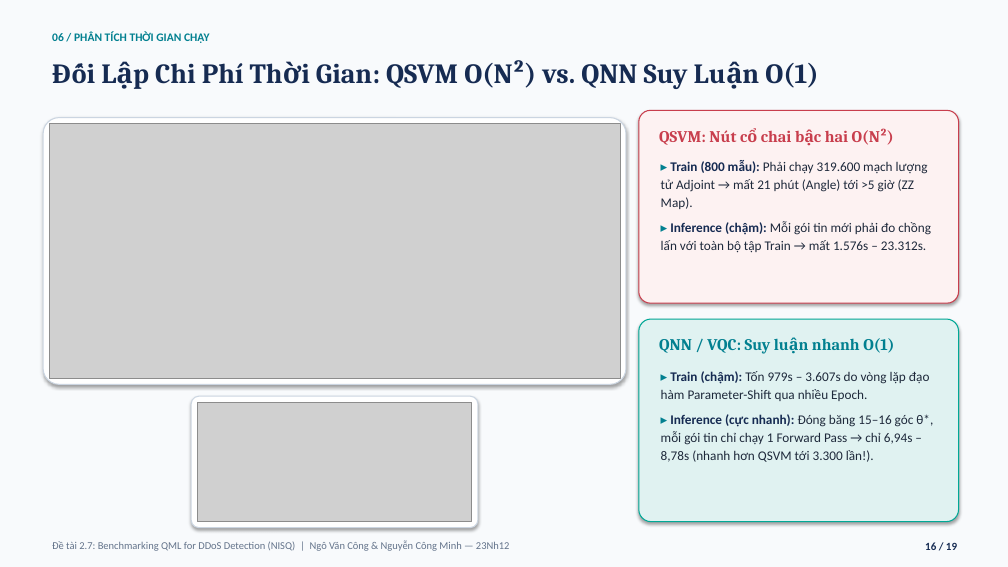
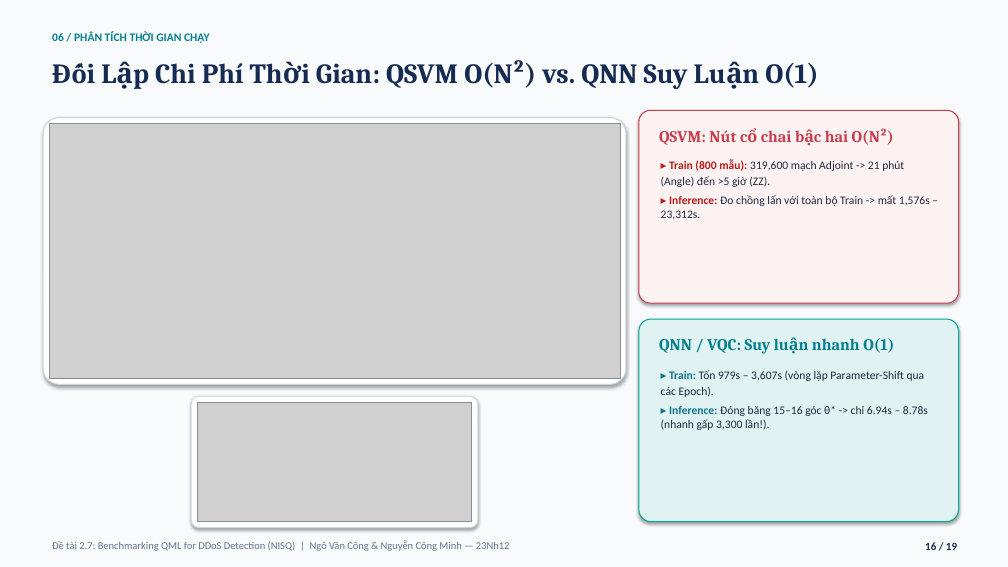
Before and after one commit to vcongggggg/qml-ddos, a slide deck: slide 16 of SLIDE_BAO_CAO_CUOI_KY_MHMM_DeTai_2_7_QML_DDoS_Cong_Minh.pptx. Drawn at 1008x567 pixels with LibreOffice and Linux fonts; fonts in the diff are those of the drawing; grey boxes stand for pictures. Boxes give left, top, right and bottom in pixels: in the first picture for what was removed or moved away, otherwise in the second. Text is boxed around its words. In the diff, an @@ line names an element or a change of style, - is before the commit and + after.

```diff
--- a/SLIDE_BAO_CAO_CUOI_KY_MHMM_DeTai_2_7_QML_DDoS_Cong_Minh.pptx
+++ b/SLIDE_BAO_CAO_CUOI_KY_MHMM_DeTai_2_7_QML_DDoS_Cong_Minh.pptx
@@ text at [661,159,930,220]: text changed; size 12.6 to 11 pt @@
-▸ Train (800 mẫu): Phải chạy 319.600 mạch lượng tử Adjoint → mất 21 phút (Angle) tới >5 giờ (ZZ Map).
-▸ Inference (chậm): Mỗi gói tin mới phải đo chồng lấn với toàn bộ tập Train → mất 1.576s – 23.312s.
+▸ Train (800 mẫu): 319,600 mạch Adjoint -> 21 phút (Angle) đến >5 giờ (ZZ).
+▸ Inference: Đo chồng lấn với toàn bộ Train -> mất 1,576s – 23,312s.
@@ text at [661,370,928,430]: text changed; size 12.6 to 11 pt @@
-▸ Train (chậm): Tốn 979s – 3.607s do vòng lặp đạo hàm Parameter-Shift qua nhiều Epoch.
-▸ Inference (cực nhanh): Đóng băng 15–16 góc θ*, mỗi gói tin chỉ chạy 1 Forward Pass → chỉ 6,94s – 8,78s (nhanh hơn QSVM tới 3.300 lần!).
+▸ Train: Tốn 979s – 3,607s (vòng lặp Parameter-Shift qua các Epoch).
+▸ Inference: Đóng băng 15–16 góc θ* -> chỉ 6.94s – 8.78s (nhanh gấp 3,300 lần!).
```
Also in this commit, not shown: 7 other slides changed, 3 other files.
